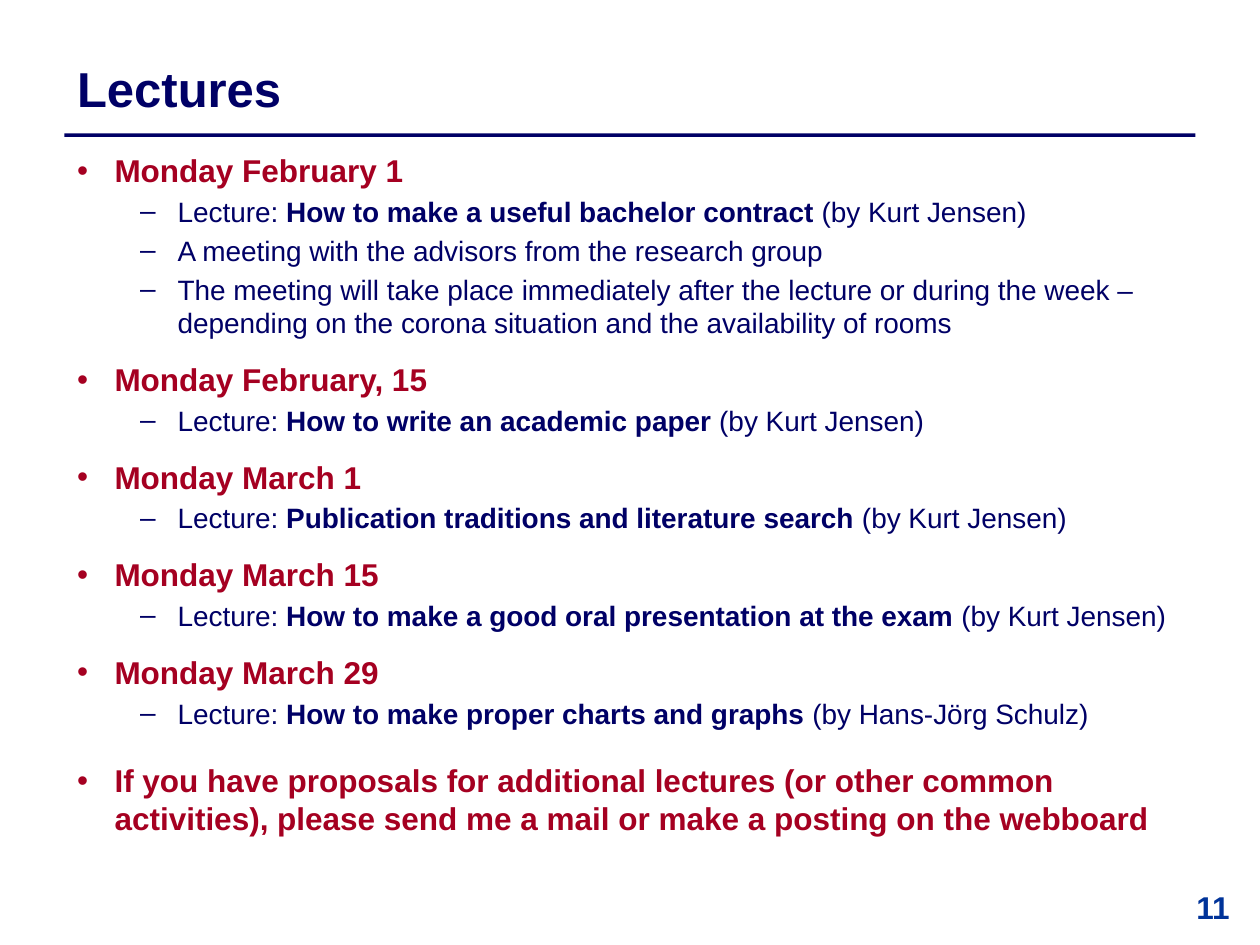
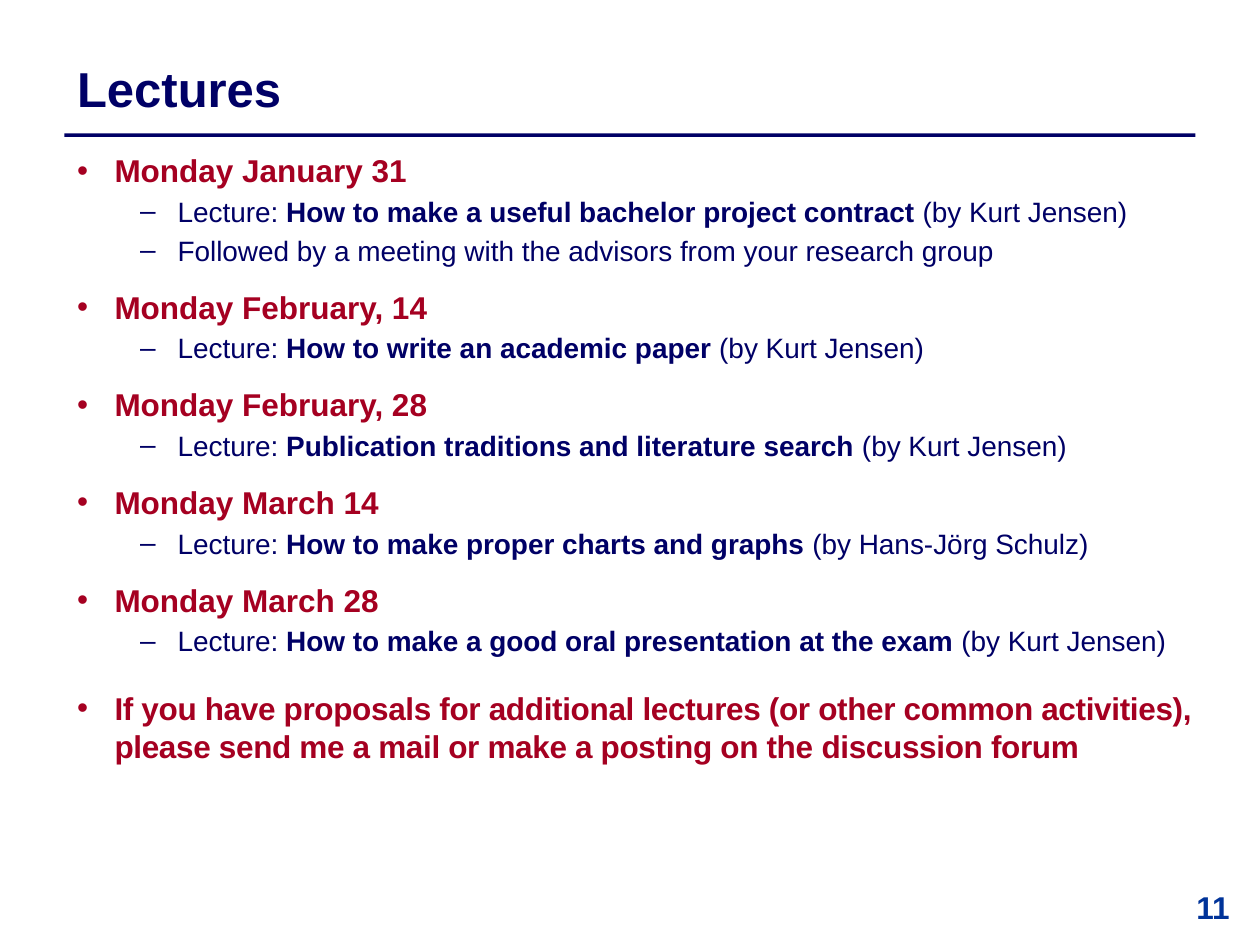
Before and after one commit to IntProgAU/Materiale, a slide deck: slide 11 of web/b22/0_info_meeting/+ Information Meeting.pptx. Drawn at 1260x945 pixels with LibreOffice and Linux fonts; fonts in the diff are those of the drawing. Boxes give left, top, right and bottom in pixels: in the first picture for what was removed or moved away, otherwise in the second. Text is boxed around its words. In the diff, an @@ line names an element or a change of style, - is before the commit and + after.

```diff
--- a/web/b22/0_info_meeting/+ Information Meeting.pptx
+++ b/web/b22/0_info_meeting/+ Information Meeting.pptx
@@ text at <box>115,159,1127,325</box>: text changed @@
-  • Monday February 1
-  – Lecture: How to make a useful bachelor contract (by Kurt Jensen)
-  – A meeting with the advisors from the research group
-  – The meeting will take place immediately after the lecture or during the week – depending on the corona situation and the availability of rooms
-  • Monday February, 15
+  • Monday January 31
+  – Lecture: How to make a useful bachelor project contract (by Kurt Jensen)
+  – Followed by a meeting with the advisors from your research group
+  • Monday February, 14
@@ text at <box>115,393,427,422</box>: text changed @@
-  • Monday March 1
+  • Monday February, 28
@@ text at <box>115,491,1088,618</box>: text changed; size 18 to 16 pt; text colour #A50021 to #000066 @@
-  • Monday March 15
+  • Monday March 14
+  – Lecture: How to make proper charts and graphs (by Hans-Jörg Schulz)
+  • Monday March 28
@@ text at <box>115,697,1191,764</box>: text changed @@
-  • Monday March 29
-  – Lecture: How to make proper charts and graphs (by Hans-Jörg Schulz)
-  • If you have proposals for additional lectures (or other common activities), please send me a mail or make a posting on the webboard
+  • If you have proposals for additional lectures (or other common activities), please send me a mail or make a posting on the discussion forum
```
Also in this commit, not shown: 10 other slides changed, 14 other files.
